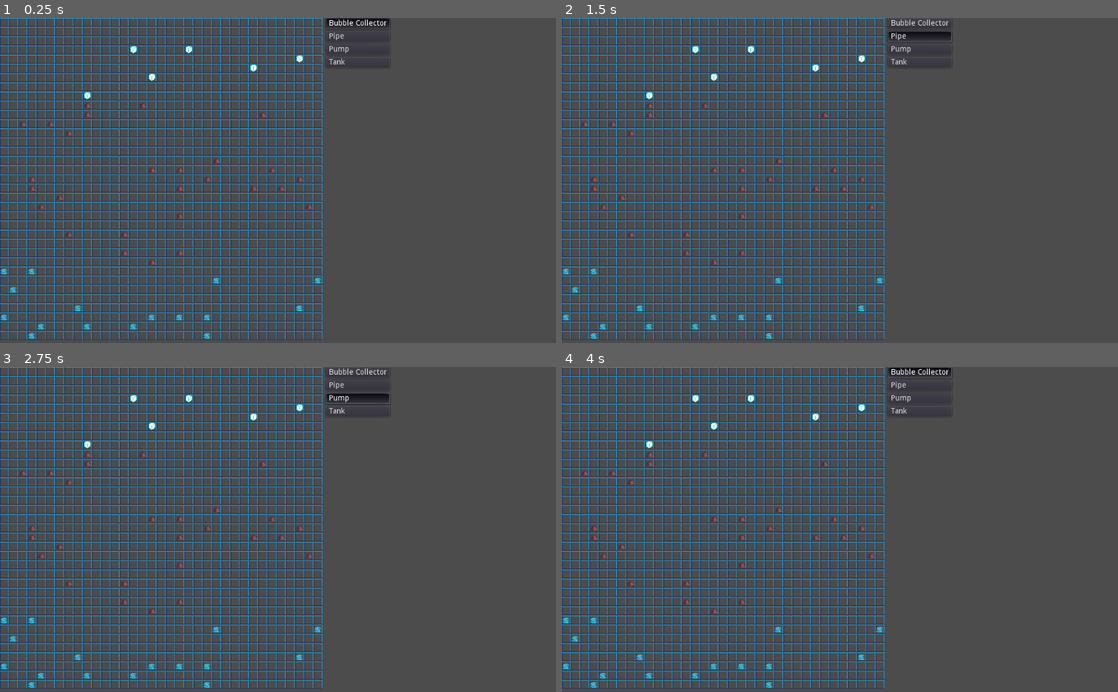
Above: before the commit, frames 1-4 (two rows, left to right).
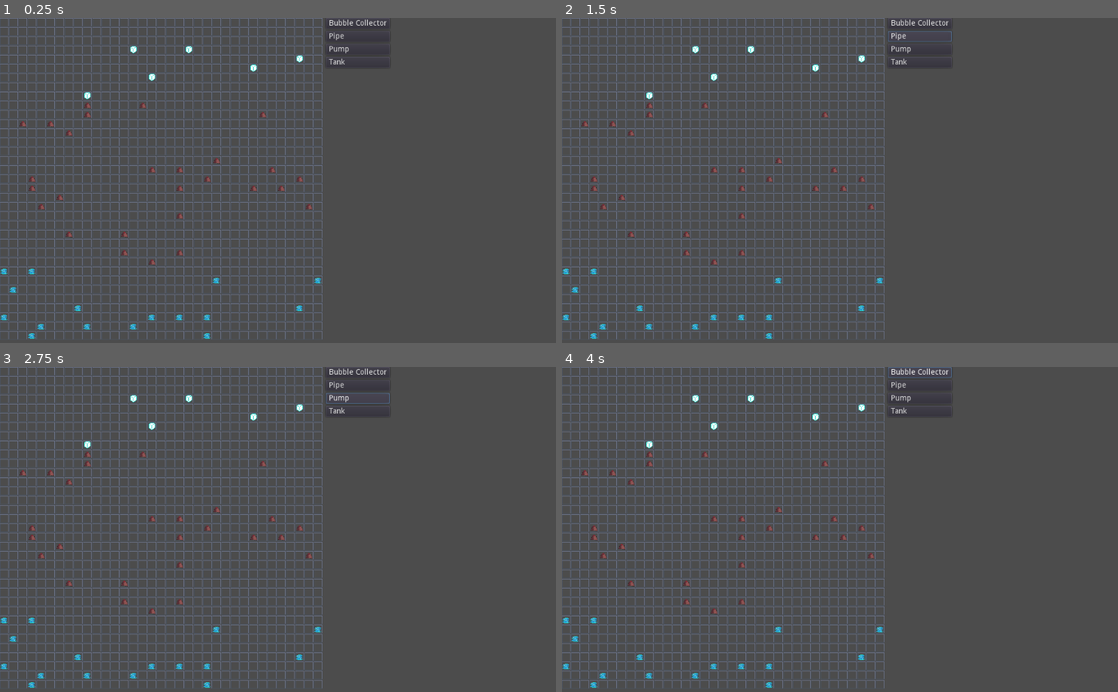
Above: after the commit, the same moments.

Repository: CloneDeath/Bubbletorio
Game: Godot game, scene res://Main.tscn
Same seed, same stepped clock (60 frames per second), same inputs: the game is played once before the commit and once after it.
Inputs:
- Up to frame 1 (0.25 s): no input
- Up to frame 2 (1.5 s): click "Bubble Collector" at 0.5 s; click "Pipe" at 1.25 s
- Up to frame 3 (2.75 s): click "Pump" at 2 s
- Up to frame 4 (4 s): click "Tank" at 2.75 s; click "Bubble Collector" at 3.5 s

The runs differ from the first frame. In frame 1, 15% of the frame differs, in the area x 0-70%, y 0-99%; in frame 2, 15%; in frame 3, 15%; in frame 4, 15%.

Commit message:
Added ability to build and delete things, and gave info about the currently hovered item.

Diff:
--- /dev/null
+++ b/Engine/Commands/Command.gd
@@ -0,0 +1,5 @@
+extends Node
+class_name Command
+
+func execute(_grid, _tile):
+	assert(false);
--- /dev/null
+++ b/Engine/Commands/CommandButton.gd
@@ -0,0 +1,19 @@
+tool
+extends Button
+class_name CommandButton
+
+signal command_pressed(command);
+
+func _pressed():
+	var child = _get_command_child();
+	emit_signal("command_pressed", child);
+
+func _get_command_child()->Command:
+	for child in get_children():
+		if child is Command:
+			return child;
+	return null;
+
+func _get_configuration_warning():
+	if (_get_command_child() == null): return "No command children set";
+	return "";
--- /dev/null
+++ b/Engine/Commands/SetTileCommand.gd
@@ -0,0 +1,13 @@
+tool
+extends Command
+class_name SetTileCommand
+
+export var tileScene:PackedScene = null;
+
+func execute(grid, tile):
+	if (!tile.is_empty()): return;
+	grid.set_tile(tile.coord, tileScene);
+
+func _get_configuration_warning():
+	if (tileScene == null): return "TileScene not set";
+	return "";
--- /dev/null
+++ b/Game.gd
@@ -0,0 +1,16 @@
+extends Node2D
+
+var _selected_command:Command = null;
+
+var tile_empty = preload("res://Tiles/Empty/Empty.tscn");
+
+func _on_TileGrid_tile_clicked(tile):
+	if (Input.is_action_pressed("tile_click")):
+		if (_selected_command == null): return;
+		_selected_command.execute($TileGrid, tile);
+	elif(Input.is_action_pressed("tile_delete")):
+		if (tile.can_be_deleted()):
+			$TileGrid.set_tile(tile.coord, tile_empty);
+
+func _on_command_selected(command):
+	_selected_command = command;
--- a/Game.tscn
+++ b/Game.tscn
@@ -1,12 +1,21 @@
-[gd_scene load_steps=3 format=2]
+[gd_scene load_steps=11 format=2]
 
-[ext_resource path="res://TileGrid.tscn" type="PackedScene" id=1]
+[ext_resource path="res://Game.gd" type="Script" id=1]
+[ext_resource path="res://TileGrid.tscn" type="PackedScene" id=2]
+[ext_resource path="res://Engine/Commands/CommandButton.gd" type="Script" id=3]
+[ext_resource path="res://Engine/Commands/SetTileCommand.gd" type="Script" id=4]
+[ext_resource path="res://Tiles/Manmade/BubbleCollector/BubbleCollector.tscn" type="PackedScene" id=5]
+[ext_resource path="res://Tiles/Manmade/Pipe/Pipe.tscn" type="PackedScene" id=6]
+[ext_resource path="res://Tiles/Manmade/Pump/Pump.tscn" type="PackedScene" id=7]
+[ext_resource path="res://Tiles/Manmade/Tank/Tank.tscn" type="PackedScene" id=8]
+[ext_resource path="res://UI/CurrentTileInfo/Tiles/BubbleCollectorInfo/BubbleCollectorInfo.tscn" type="PackedScene" id=9]
 
 [sub_resource type="ButtonGroup" id=1]
 
 [node name="Game" type="Node2D"]
+script = ExtResource( 1 )
 
-[node name="TileGrid" parent="." instance=ExtResource( 1 )]
+[node name="TileGrid" parent="." instance=ExtResource( 2 )]
 
 [node name="Control" type="Control" parent="."]
 anchor_right = 1.0
@@ -15,46 +24,88 @@
 margin_right = 1024.0
 margin_bottom = 600.0
 
-[node name="HBoxContainer" type="HBoxContainer" parent="Control"]
+[node name="UI" type="VBoxContainer" parent="Control"]
 anchor_right = 1.0
 anchor_bottom = 1.0
+custom_constants/separation = 10
 
-[node name="VBoxContainer" type="VBoxContainer" parent="Control/HBoxContainer"]
+[node name="CommandArea" type="HBoxContainer" parent="Control/UI"]
+editor/display_folded = true
+margin_right = 424.0
+margin_bottom = 92.0
+
+[node name="Buttons" type="VBoxContainer" parent="Control/UI/CommandArea"]
+editor/display_folded = true
 margin_right = 118.0
-margin_bottom = 600.0
+margin_bottom = 92.0
 
-[node name="ButtonBubble" type="Button" parent="Control/HBoxContainer/VBoxContainer"]
+[node name="ButtonBubble" type="Button" parent="Control/UI/CommandArea/Buttons"]
+editor/display_folded = true
 margin_right = 118.0
 margin_bottom = 20.0
-toggle_mode = true
-pressed = true
 group = SubResource( 1 )
 text = "Bubble Collector"
 align = 0
+script = ExtResource( 3 )
 
-[node name="ButtonPipe" type="Button" parent="Control/HBoxContainer/VBoxContainer"]
+[node name="SetTileCommand" type="Node" parent="Control/UI/CommandArea/Buttons/ButtonBubble"]
+script = ExtResource( 4 )
+tileScene = ExtResource( 5 )
+
+[node name="ButtonPipe" type="Button" parent="Control/UI/CommandArea/Buttons"]
+editor/display_folded = true
 margin_top = 24.0
 margin_right = 118.0
 margin_bottom = 44.0
-toggle_mode = true
 group = SubResource( 1 )
 text = "Pipe"
 align = 0
+script = ExtResource( 3 )
 
-[node name="ButtonPump" type="Button" parent="Control/HBoxContainer/VBoxContainer"]
+[node name="SetTileCommand" type="Node" parent="Control/UI/CommandArea/Buttons/ButtonPipe"]
+script = ExtResource( 4 )
+tileScene = ExtResource( 6 )
+
+[node name="ButtonPump" type="Button" parent="Control/UI/CommandArea/Buttons"]
+editor/display_folded = true
 margin_top = 48.0
 margin_right = 118.0
 margin_bottom = 68.0
-toggle_mode = true
 group = SubResource( 1 )
 text = "Pump"
 align = 0
+script = ExtResource( 3 )
 
-[node name="ButtonTank" type="Button" parent="Control/HBoxContainer/VBoxContainer"]
+[node name="SetTileCommand" type="Node" parent="Control/UI/CommandArea/Buttons/ButtonPump"]
+script = ExtResource( 4 )
+tileScene = ExtResource( 7 )
+
+[node name="ButtonTank" type="Button" parent="Control/UI/CommandArea/Buttons"]
+editor/display_folded = true
 margin_top = 72.0
 margin_right = 118.0
 margin_bottom = 92.0
-toggle_mode = true
 group = SubResource( 1 )
 text = "Tank"
 align = 0
+script = ExtResource( 3 )
+
+[node name="SetTileCommand" type="Node" parent="Control/UI/CommandArea/Buttons/ButtonTank"]
+script = ExtResource( 4 )
+tileScene = ExtResource( 8 )
+
+[node name="CurrentTileInfo" type="VBoxContainer" parent="Control/UI"]
+margin_top = 102.0
+margin_right = 424.0
+margin_bottom = 102.0
+
+[node name="BubbleCollectorInfo" parent="Control/UI/CurrentTileInfo" instance=ExtResource( 9 )]
+anchor_right = 0.0
+anchor_bottom = 0.0
+margin_right = 424.0
+[connection signal="tile_clicked" from="TileGrid" to="." method="_on_TileGrid_tile_clicked"]
+[connection signal="tile_hovered" from="TileGrid" to="Control/UI/CurrentTileInfo/BubbleCollectorInfo" method="set_current_tile"]
+[connection signal="command_pressed" from="Control/UI/CommandArea/Buttons/ButtonBubble" to="." method="_on_command_selected"]
+[connection signal="command_pressed" from="Control/UI/CommandArea/Buttons/ButtonPipe" to="." method="_on_command_selected"]
+[connection signal="command_pressed" from="Control/UI/CommandArea/Buttons/ButtonPump" to="." method="_on_command_selected"]
+[connection signal="command_pressed" from="Control/UI/CommandArea/Buttons/ButtonTank" to="." method="_on_command_selected"]
--- a/TileGrid.gd
+++ b/TileGrid.gd
@@ -1,24 +1,71 @@
 extends Node2D
 
 signal tile_clicked(tile);
+signal tile_hovered(tile);
 
 export var Size:Vector2 = Vector2(35, 35);
 export var TileSize:Vector2 = Vector2(16, 16);
 export var TileSeparation:Vector2 = Vector2(1, 1);
+export var TicksPerSecond:float = 1;
 
 var tile_brine = preload("res://Tiles/Natural/BrinePool/BrinePool.tscn");
 var tile_empty = preload("res://Tiles/Empty/Empty.tscn");
 var tile_ice = preload("res://Tiles/Natural/Ice/Ice.tscn");
 var tile_vent = preload("res://Tiles/Natural/Vent/Vent.tscn");
 
+var tile_map = {};
+var hovered_tile = null;
+var tick_time = 0;
+
 func _ready():
 	for x in range(Size.x):
 		for y in range(Size.y):
 			var coord = Vector2(x, y);
-			var tile = _get_random_tile(y).instance();
-			tile.position = coord_to_position(coord);
-			tile.connect("tile_clicked", self, "tile_clicked");
-			add_child(tile);
+			var tileScene = _get_random_tile(y);
+			set_tile(coord, tileScene);
+
+func _process(delta):
+	check_hovered_tile();
+	update_ticks(delta);
+
+func update_ticks(delta):
+	tick_time += delta;
+	var next_tick = 1.0/TicksPerSecond;
+	while (tick_time > next_tick):
+		tick_time -= next_tick;
+		trigger_tick();
+
+func trigger_tick():
+	for child in get_children():
+		child.tick();
+
+func check_hovered_tile():
+	var mouse_position = get_viewport().get_mouse_position();
+	var coord = get_coord_from_position(mouse_position);
+	var tile = get_tile_from_coord(coord);
+	if (tile != hovered_tile):
+		hovered_tile = tile;
+		emit_signal("tile_hovered", hovered_tile);
+
+func get_coord_from_position(position:Vector2):
+	var tileSep = (TileSize + TileSeparation);
+	return Vector2(floor(position.x / tileSep.x), floor(position.y / tileSep.y));
+
+func get_tile_from_coord(coord:Vector2):
+	if (tile_map.has(coord)): return tile_map[coord];
+	return null;
+
+func set_tile(coord:Vector2, tileScene:PackedScene):
+	var previous_tile = get_tile_from_coord(coord);
+	if (previous_tile != null):
+		previous_tile.queue_free();
+	var tile = tileScene.instance();
+	tile.position = coord_to_position(coord);
+	tile.coord = coord;
+	tile.connect("tile_clicked", self, "tile_clicked");
+	tile.grid = self;
+	tile_map[coord] = tile;
+	add_child(tile);
 
 func tile_clicked(tile):
 	emit_signal("tile_clicked", tile);
--- a/Tiles/BaseTile.gd
+++ b/Tiles/BaseTile.gd
@@ -1,12 +1,16 @@
 extends Node2D
 
 signal tile_clicked(tile);
+
+var grid = null;
+var coord:Vector2 = Vector2();
 
 func _input(event):
 	var mouseEvent = event as InputEventMouse;
 	if (mouseEvent == null): return;
 
-	if (_event_should_trigger_click_event(event)):
+	if (_event_should_trigger_click_event(event)
+			|| _event_should_trigger_delete_event(event)):
 		var bounds := Rect2(position-Vector2(8,8), Vector2(16, 16));
 		if (bounds.has_point(mouseEvent.position)):
 			tile_clicked();
@@ -15,5 +19,13 @@
 	if (event.is_action_released("tile_click")): return false;
 	return Input.is_action_pressed("tile_click");
 
+func _event_should_trigger_delete_event(event: InputEventMouse):
+	if (event.is_action_released("tile_delete")): return false;
+	return Input.is_action_pressed("tile_delete");
+
 func tile_clicked():
 	emit_signal("tile_clicked", self);
+
+func is_empty(): return false;
+func can_be_deleted(): return false;
+func tick(): pass;
--- /dev/null
+++ b/Tiles/Empty/Empty.gd
@@ -0,0 +1,3 @@
+extends "res://Tiles/BaseTile.gd"
+
+func is_empty(): return true;
--- a/Tiles/Empty/Empty.tscn
+++ b/Tiles/Empty/Empty.tscn
@@ -1,5 +1,7 @@
-[gd_scene load_steps=2 format=2]
+[gd_scene load_steps=3 format=2]
 
 [ext_resource path="res://Tiles/BaseTile.tscn" type="PackedScene" id=1]
+[ext_resource path="res://Tiles/Empty/Empty.gd" type="Script" id=2]
 
-[node name="Empty" index="0" instance=ExtResource( 1 )]
+[node name="Empty" instance=ExtResource( 1 )]
+script = ExtResource( 2 )
--- /dev/null
+++ b/Tiles/Manmade/BubbleCollector/BubbleCollector.gd
@@ -0,0 +1,23 @@
+extends "res://Tiles/BaseTile.gd"
+
+export var max_bubbles = 100;
+
+var tile_range = 2;
+var bubble_count = 0;
+
+func tick():
+	var vents = count_vents_in_range();
+	var bubbles = vents * 1;
+	bubble_count = min(max_bubbles, bubble_count + bubbles);
+
+func count_vents_in_range():
+	var vents = 0;
+	for x in range(coord.x-tile_range, coord.x+tile_range+1):
+		for y in range(coord.y-tile_range, coord.y+tile_range+1):
+			var scan = Vector2(x, y);
+			var tile = grid.get_tile_from_coord(scan);
+			if (tile.is_in_group("vent")):
+				vents += 1;
+	return vents;
+
+func can_be_deleted(): return true;
--- /dev/null
+++ b/Tiles/Manmade/BubbleCollector/BubbleCollector.tscn
@@ -0,0 +1,13 @@
+[gd_scene load_steps=4 format=2]
+
+[ext_resource path="res://Tiles/BaseTile.tscn" type="PackedScene" id=1]
+[ext_resource path="res://Tiles/Manmade/BubbleCollector/BubbleCollector.gd" type="Script" id=2]
+[ext_resource path="res://Tiles/Manmade/BubbleCollector/BubbleCollector.png" type="Texture" id=3]
+
+[node name="BubbleCollector" index="0" groups=[
+"bubble_collector",
+] instance=ExtResource( 1 )]
+script = ExtResource( 2 )
+
+[node name="Sprite" parent="." index="0"]
+texture = ExtResource( 3 )
--- /dev/null
+++ b/Tiles/Manmade/Pipe/Pipe.gd
@@ -0,0 +1,3 @@
+extends "res://Tiles/BaseTile.gd"
+
+func can_be_deleted(): return true;
--- /dev/null
+++ b/Tiles/Manmade/Pipe/Pipe.tscn
@@ -0,0 +1,11 @@
+[gd_scene load_steps=4 format=2]
+
+[ext_resource path="res://Tiles/BaseTile.tscn" type="PackedScene" id=1]
+[ext_resource path="res://Tiles/Manmade/Pipe/Pipe.gd" type="Script" id=2]
+[ext_resource path="res://Tiles/Manmade/Pipe/Pipe.png" type="Texture" id=3]
+
+[node name="Pipe" index="0" instance=ExtResource( 1 )]
+script = ExtResource( 2 )
+
+[node name="Sprite" parent="." index="0"]
+texture = ExtResource( 3 )
--- /dev/null
+++ b/Tiles/Manmade/Pump/Pump.gd
@@ -0,0 +1,3 @@
+extends "res://Tiles/BaseTile.gd"
+
+func can_be_deleted(): return true;
--- /dev/null
+++ b/Tiles/Manmade/Pump/Pump.tscn
@@ -0,0 +1,11 @@
+[gd_scene load_steps=4 format=2]
+
+[ext_resource path="res://Tiles/BaseTile.tscn" type="PackedScene" id=1]
+[ext_resource path="res://Tiles/Manmade/Pump/Pump.gd" type="Script" id=2]
+[ext_resource path="res://Tiles/Manmade/Pump/Pump.png" type="Texture" id=3]
+
+[node name="Pump" index="0" instance=ExtResource( 1 )]
+script = ExtResource( 2 )
+
+[node name="Sprite" parent="." index="0"]
+texture = ExtResource( 3 )
--- /dev/null
+++ b/Tiles/Manmade/Tank/Tank.gd
@@ -0,0 +1,3 @@
+extends "res://Tiles/BaseTile.gd"
+
+func can_be_deleted(): return true;
--- /dev/null
+++ b/Tiles/Manmade/Tank/Tank.tscn
@@ -0,0 +1,11 @@
+[gd_scene load_steps=4 format=2]
+
+[ext_resource path="res://Tiles/BaseTile.tscn" type="PackedScene" id=1]
+[ext_resource path="res://Tiles/Manmade/Tank/Tank.gd" type="Script" id=2]
+[ext_resource path="res://Tiles/Manmade/Tank/Tank.png" type="Texture" id=3]
+
+[node name="Tank" index="0" instance=ExtResource( 1 )]
+script = ExtResource( 2 )
+
+[node name="Sprite" parent="." index="0"]
+texture = ExtResource( 3 )
--- a/Tiles/Natural/Vent/Vent.tscn
+++ b/Tiles/Natural/Vent/Vent.tscn
@@ -3,7 +3,9 @@
 [ext_resource path="res://Tiles/BaseTile.tscn" type="PackedScene" id=1]
 [ext_resource path="res://Tiles/Natural/Vent/Vent.png" type="Texture" id=2]
 
-[node name="Vent" index="0" instance=ExtResource( 1 )]
+[node name="Vent" index="0" groups=[
+"vent",
+] instance=ExtResource( 1 )]
 
 [node name="Sprite" parent="." index="0"]
 texture = ExtResource( 2 )
--- /dev/null
+++ b/UI/CurrentTileInfo/CurrentTileInfo.gd
@@ -0,0 +1,18 @@
+extends Control
+
+var current_tile = null;
+
+func set_current_tile(tile):
+	if (tile == null):
+		visible = false;
+		current_tile = null;
+	elif (handles_tile(tile)):
+		visible = true;
+		current_tile = tile;
+	else:
+		visible = false;
+		current_tile = null;
+
+func handles_tile(_tile)->bool:
+	assert(false);
+	return false;
--- /dev/null
+++ b/UI/CurrentTileInfo/CurrentTileInfo.tscn
@@ -0,0 +1,24 @@
+[gd_scene load_steps=2 format=2]
+
+[ext_resource path="res://UI/CurrentTileInfo/CurrentTileInfo.gd" type="Script" id=1]
+
+[node name="CurrentTileInfo" type="Control"]
+anchor_right = 1.0
+anchor_bottom = 1.0
+script = ExtResource( 1 )
+
+[node name="Properties" type="GridContainer" parent="."]
+anchor_right = 1.0
+anchor_bottom = 1.0
+columns = 2
+
+[node name="TileTypeLabel" type="Label" parent="Properties"]
+margin_right = 65.0
+margin_bottom = 14.0
+text = "Tile Type: "
+
+[node name="TileTypeValue" type="Label" parent="Properties"]
+margin_left = 69.0
+margin_right = 128.0
+margin_bottom = 14.0
+text = "Unknown"
--- /dev/null
+++ b/UI/CurrentTileInfo/Tiles/BubbleCollectorInfo/BubbleCollectorInfo.gd
@@ -0,0 +1,13 @@
+extends "res://UI/CurrentTileInfo/CurrentTileInfo.gd"
+
+func handles_tile(tile)->bool:
+	return tile.is_in_group("bubble_collector");
+
+func _process(_delta):
+	if (current_tile == null): return;
+	$Properties/RangeValue.text = str(current_tile.tile_range, " Tiles");
+	$Properties/VentsInRangeValue.text = \
+		str(current_tile.count_vents_in_range(), " Vents");
+	$Properties/BubblesValue.text = \
+		str(current_tile.bubble_count, "/", current_tile.max_bubbles,
+		" Bubbles");
--- /dev/null
+++ b/UI/CurrentTileInfo/Tiles/BubbleCollectorInfo/BubbleCollectorInfo.tscn
@@ -0,0 +1,54 @@
+[gd_scene load_steps=3 format=2]
+
+[ext_resource path="res://UI/CurrentTileInfo/CurrentTileInfo.tscn" type="PackedScene" id=1]
+[ext_resource path="res://UI/CurrentTileInfo/Tiles/BubbleCollectorInfo/BubbleCollectorInfo.gd" type="Script" id=2]
+
+[node name="BubbleCollectorInfo" instance=ExtResource( 1 )]
+script = ExtResource( 2 )
+
+[node name="TileTypeLabel" parent="Properties" index="0"]
+margin_right = 98.0
+
+[node name="TileTypeValue" parent="Properties" index="1"]
+margin_left = 102.0
+margin_right = 208.0
+text = "Bubble Collector"
+
+[node name="RangeLabel" type="Label" parent="Properties" index="2"]
+margin_top = 18.0
+margin_right = 98.0
+margin_bottom = 32.0
+text = "Range:"
+
+[node name="RangeValue" type="Label" parent="Properties" index="3"]
+margin_left = 102.0
+margin_top = 18.0
+margin_right = 208.0
+margin_bottom = 32.0
+text = "3 Tiles"
+
+[node name="VentsInRangeLabel" type="Label" parent="Properties" index="4"]
+margin_top = 36.0
+margin_right = 98.0
+margin_bottom = 50.0
+text = "Vents in Range:"
+
+[node name="VentsInRangeValue" type="Label" parent="Properties" index="5"]
+margin_left = 102.0
+margin_top = 36.0
+margin_right = 208.0
+margin_bottom = 50.0
+text = "0 Vents"
+
+[node name="BubblesLabel" type="Label" parent="Properties" index="6"]
+margin_top = 54.0
+margin_right = 98.0
+margin_bottom = 68.0
+text = "Bubbles:"
+
+[node name="BubblesValue" type="Label" parent="Properties" index="7"]
+margin_left = 102.0
+margin_top = 54.0
+margin_right = 208.0
+margin_bottom = 68.0
+text = "0/10 Bubbles"
--- a/project.godot
+++ b/project.godot
@@ -8,9 +8,26 @@
 
 config_version=4
 
-_global_script_classes=[  ]
+_global_script_classes=[ {
+"base": "Node",
+"class": "Command",
+"language": "GDScript",
+"path": "res://Engine/Commands/Command.gd"
+}, {
+"base": "Button",
+"class": "CommandButton",
+"language": "GDScript",
+"path": "res://Engine/Commands/CommandButton.gd"
+}, {
+"base": "Command",
+"class": "SetTileCommand",
+"language": "GDScript",
+"path": "res://Engine/Commands/SetTileCommand.gd"
+} ]
 _global_script_class_icons={
-
+"Command": "",
+"CommandButton": "",
+"SetTileCommand": ""
 }
 
 [application]
@@ -55,6 +72,11 @@
 "events": [ Object(InputEventMouseButton,"resource_local_to_scene":false,"resource_name":"","device":-1,"alt":false,"sh …(213 unchanged characters)…
  ]
 }
+tile_delete={
+"deadzone": 0.5,
+"events": [ Object(InputEventMouseButton,"resource_local_to_scene":false,"resource_name":"","device":-1,"alt":false,"shift":false,"control":false,"meta":false,"command":false,"button_mask":0,"position":Vector2( 0, 0 ),"global_position":Vector2( 0, 0 ),"factor":1.0,"button_index":2,"pressed":false,"doubleclick":false,"script":null)
+ ]
+}
 
 [rendering]
 
Binary file changed: Tiles/Outline.aseprite
Binary file changed: Tiles/Outline.png
